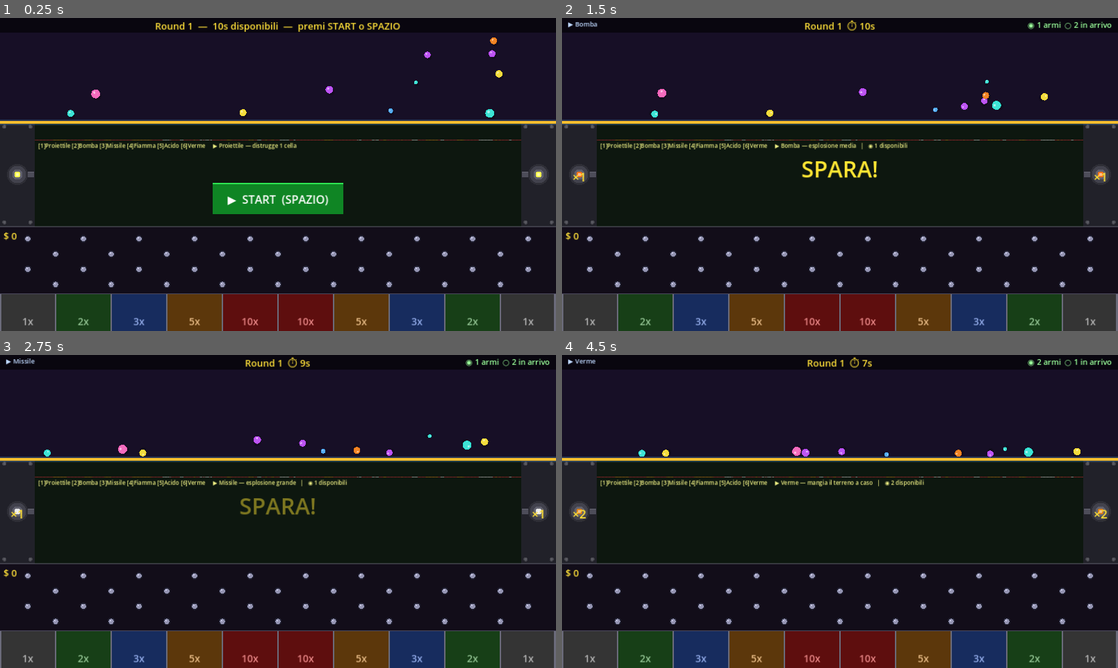
Above: before the commit, frames 1-4 (two rows, left to right).
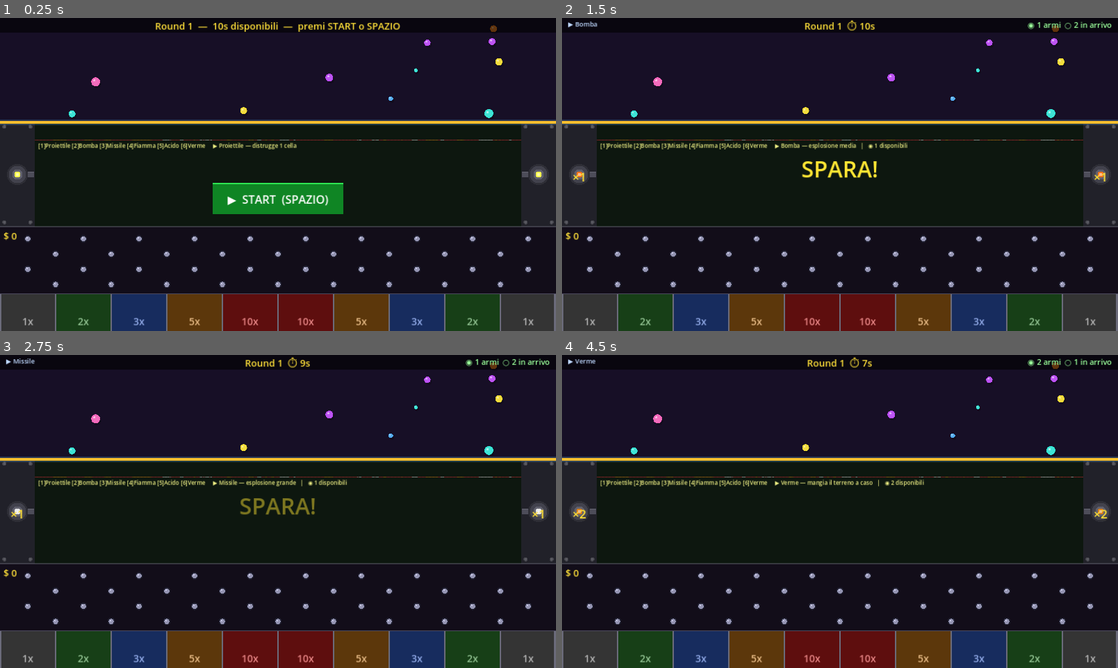
Above: after the commit, the same moments.

Repository: tanapox/TravelCalculator
Game: Godot game, scene res://scenes/Main.tscn
Two runs of this game, one before a commit and one after it. Both use one fixed random seed, a clock stepped at 60 frames per second and the inputs below.
Inputs (mouse positions are in pixels of both pictures, inside the frame that each line leads up to):
- Up to frame 1 (0.25 s): no input
- Up to frame 2 (1.5 s): tap Enter at 0.5 s; move the mouse to (962, 158) at 0.52 s; tap 1 at 0.6 s; click (962, 158) at 0.67 s; tap Space at 0.77 s; move the mouse to (728, 190) at 1.27 s; tap 2 at 1.35 s; click (728, 190) at 1.42 s
- Up to frame 3 (2.75 s): tap Space at 1.52 s; move the mouse to (333, 442) at 2.02 s; tap 3 at 2.1 s; click (333, 442) at 2.17 s
- Up to frame 4 (4.5 s): move the mouse to (812, 574) at 2.77 s; tap 4 at 2.85 s; click (812, 574) at 2.92 s; tap Space at 3.02, 3.77 s; move the mouse to (1006, 558) at 3.52 s; tap 5 at 3.6 s; click (1006, 558) at 3.67 s; move the mouse to (673, 464) at 4.27 s; tap 6 at 4.35 s; click (673, 464) at 4.42 s

The runs differ from the first frame. In frame 1, 0.4% of the frame differs, in the area x 12-91%, y 2-32%; in frame 2, 0.5%; in frame 3, 0.5%, in the area x 7-91%, y 2-33%; in frame 4, 0.5%.

Commit message:
Balls frozen until fall; bounce decays per contact not per time
- gravity_scale=0 on spawn: balls float at spawn position
- start_falling() called in _start_collecting() sets gravity_scale=1
- Removed time-based bounce decay (_physics_process / _elapsed)
- _integrate_forces decrements bounce by BOUNCE_STEP (0.09) each
  contact, reaching BOUNCE_END (0.10) after ~10 bounces

Co-Authored-By: Claude Sonnet 4.6 <noreply@anthropic.com>
Claude-Session: https://claude.ai/code/session_01QzGJouKABdY15psrR5EvZo

Diff:
--- a/scripts/Ball.gd
+++ b/scripts/Ball.gd
@@ -6,11 +6,9 @@
 var money_value: int   = 10
 var collected:   bool  = false
 
-const BOUNCE_START:      float = 1.0   # rimbalzo iniziale
-const BOUNCE_END:        float = 0.15  # rimbalzo minimo (non raggiunge zero)
-const BOUNCE_DECAY_TIME: float = 18.0  # secondi per passare da START a END
-
-var _elapsed: float = 0.0
+const BOUNCE_START: float = 1.0
+const BOUNCE_END:   float = 0.10
+const BOUNCE_STEP:  float = 0.09  # decremento per ogni rimbalzo (~10 rimbalzi per fermarsi)
 
 func setup(r: float, c: Color, m_val: int = 10) -> void:
 	radius      = r
@@ -18,6 +16,7 @@
 	money_value = m_val
 
 	can_sleep             = false
+	gravity_scale         = 0.0   # immobile fino a start_falling()
 	contact_monitor       = true
 	max_contacts_reported = 4
 	linear_damp           = 0.25
@@ -35,17 +34,15 @@
 
 	queue_redraw()
 
-func _physics_process(delta: float) -> void:
-	if collected:
-		return
-	_elapsed += delta
-	var t := minf(_elapsed / BOUNCE_DECAY_TIME, 1.0)
-	physics_material_override.bounce = lerpf(BOUNCE_START, BOUNCE_END, t)
+func start_falling() -> void:
+	gravity_scale = 1.0
 
 func _integrate_forces(state: PhysicsDirectBodyState2D) -> void:
 	if collected:
 		return
 	if state.get_contact_count() > 0:
+		var b := physics_material_override.bounce
+		physics_material_override.bounce = maxf(BOUNCE_END, b - BOUNCE_STEP)
 		state.linear_velocity.x += randf_range(-90.0, 90.0)
 
 func _draw() -> void:
--- a/scripts/Main.gd
+++ b/scripts/Main.gd
@@ -318,6 +318,9 @@
 	_collect_timer = 20.0
 	_terrain.stop_firing()
 	_remove_barrier()
+	for b in _balls:
+		if is_instance_valid(b):
+			(b as Ball).start_falling()
 	_show_flash("RACCOLTA!", Color(0.4, 1.0, 0.5))
 	_update_hud()
 
